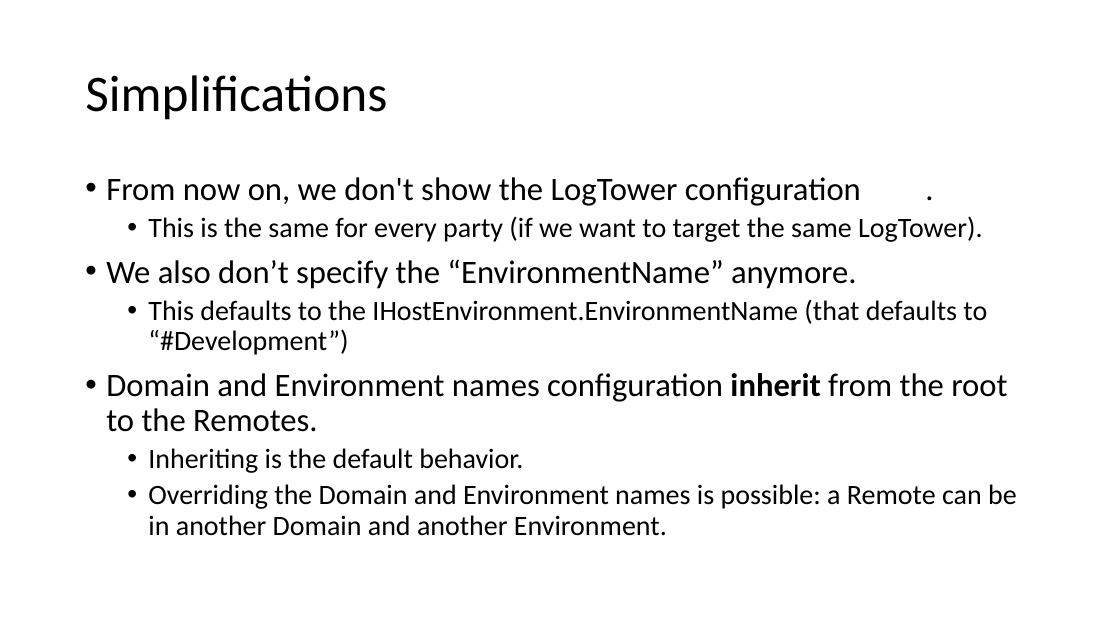
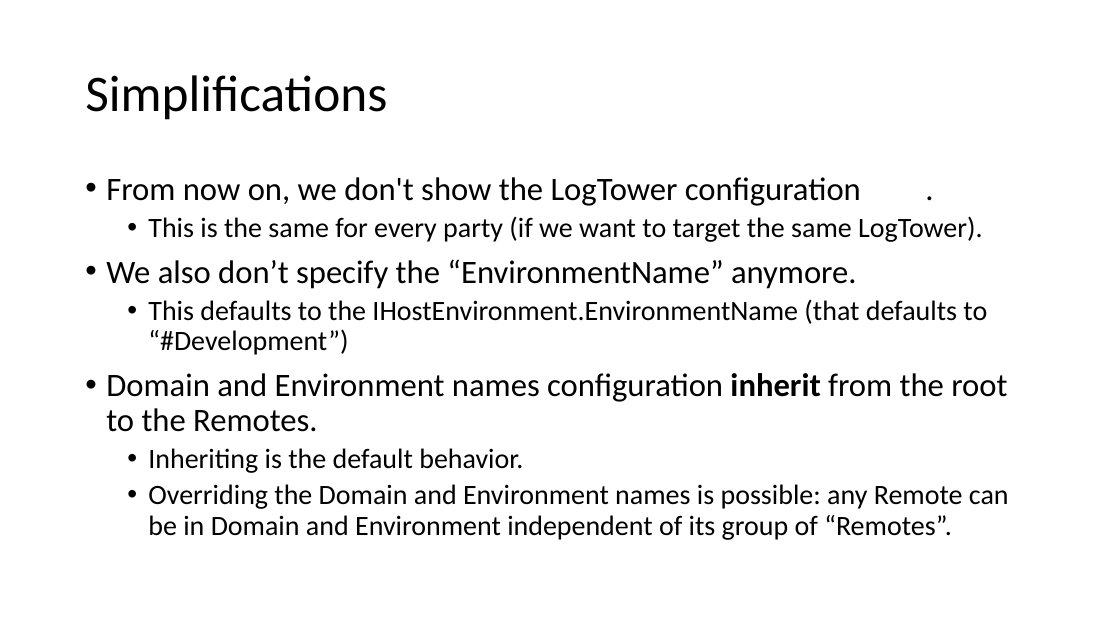
Before and after one commit to signature-opensource/CK-AppIdentity-Transport, a slide deck: slide 9 of Doc/CK-AppIdentity.pptx. Drawn at 1120x630 pixels with LibreOffice and Linux fonts; fonts in the diff are those of the drawing. Boxes give left, top, right and bottom in pixels: in the first picture for what was removed or moved away, otherwise in the second. Text is boxed around its words. In the diff, an @@ line names an element or a change of style, - is before the commit and + after.

```diff
--- a/Doc/CK-AppIdentity.pptx
+++ b/Doc/CK-AppIdentity.pptx
@@ text at [148,484,1009,540]: text changed @@
-  • Overriding the Domain and Environment names is possible: a Remote can be in another Domain and another Environment.
+  • Overriding the Domain and Environment names is possible: any Remote can be in Domain and Environment independent of its group of “Remotes”.
```
Also in this commit, not shown: 11 other slides changed, 1 slide added, 4 slides removed.
